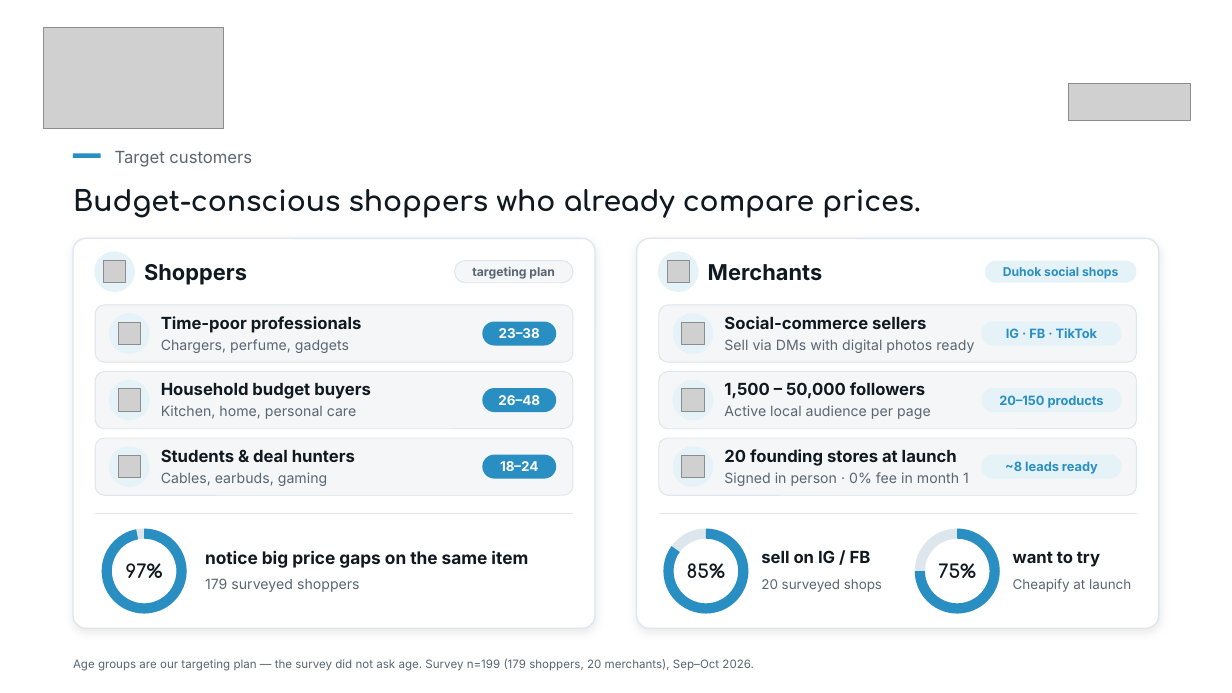
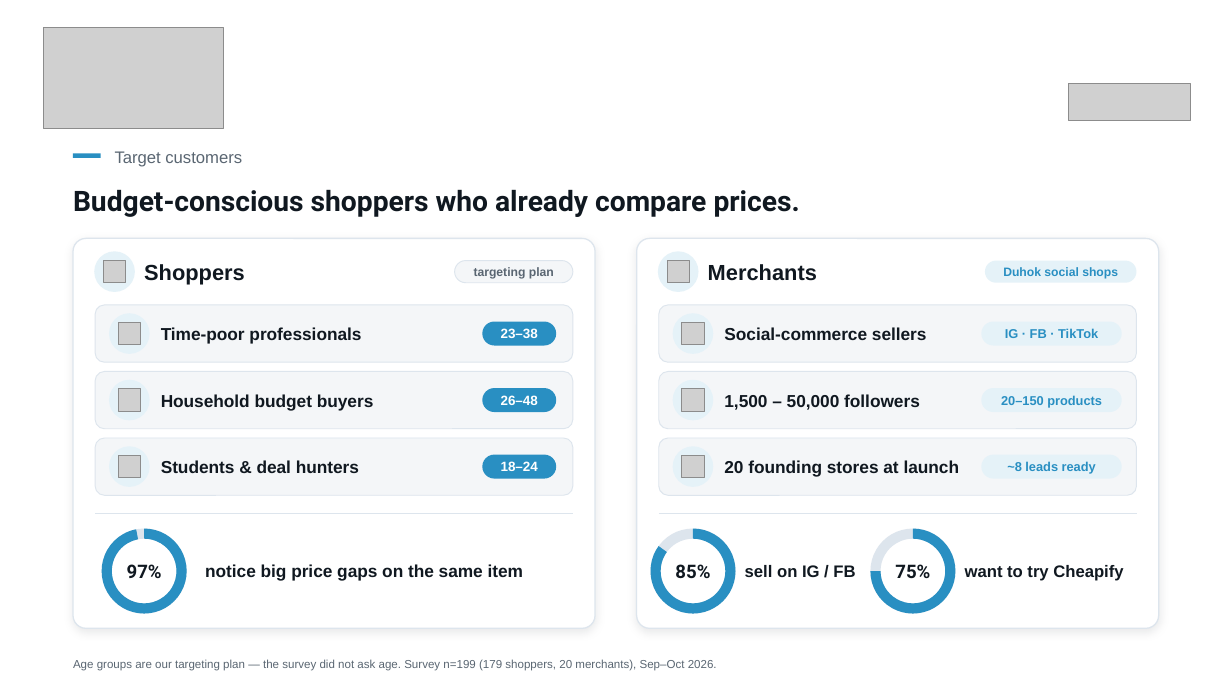
Before and after one commit to shakerbr/cheapify, a slide deck: slide 7 of presentation/Cheapify-GIZ-Pitch.pptx. Drawn at 1232x693 pixels with LibreOffice and Linux fonts; fonts in the diff are those of the drawing; grey boxes stand for pictures. Boxes give left, top, right and bottom in pixels: in the first picture for what was removed or moved away, otherwise in the second. Text is boxed around its words. In the diff, an @@ line names an element or a change of style, - is before the commit and + after.

```diff
--- a/presentation/Cheapify-GIZ-Pitch.pptx
+++ b/presentation/Cheapify-GIZ-Pitch.pptx
@@ text removed at [161,339,349,353] @@
-Chargers, perfume, gadgets
@@ text removed at [724,339,974,353] @@
-Sell via DMs with digital photos ready
@@ text removed at [161,405,356,419] @@
-Kitchen, home, personal care
@@ text removed at [724,405,931,419] @@
-Active local audience per page
@@ size 13 to 13.5 pt, font Inter to Arial in 6 elements at [161,327,361,344], [161,394,374,410], [161,460,359,473], [724,327,927,340], [724,394,920,410], [724,460,960,477] @@
@@ text removed at [161,472,327,486] @@
-Cables, earbuds, gaming
@@ text removed at [724,472,969,486] @@
-Signed in person · 0% fee in month 1
@@ 1 text, 1 donut, 1 arch (boxed as its full ring): place and size @@
-1 text, 1 donut, 1 arch (boxed as its full ring) at [664,529,749,614]
+1 text, 1 donut, 1 arch (boxed as its full ring) at [651,529,736,614]
@@ 1 text, 1 donut, 1 arch (boxed as its full ring): place and size @@
-1 text, 1 donut, 1 arch (boxed as its full ring) at [915,529,1000,614]
+1 text, 1 donut, 1 arch (boxed as its full ring) at [871,529,956,614]
@@ text "notice big price gaps on ...": place and size @@
-text "notice big price gaps on ..." at [205,550,528,568]
+text "notice big price gaps on ..." at [205,564,523,581]
@@ font Inter to Arial in 14 elements at [115,151,242,167], [73,659,717,671], [144,264,245,285], [474,267,554,279], [501,328,538,338], [501,395,538,405], [501,461,538,471], [708,264,817,281], [1003,267,1118,279], [1005,328,1098,338], [1001,395,1102,408], [1007,461,1096,474], [205,564,523,581], [745,565,855,577] @@
@@ text "sell on IG / FB": place and size @@
-text "sell on IG / FB" at [761,550,871,563]
+text "sell on IG / FB" at [745,565,855,577]
@@ font Comfortaa to Roboto in 4 elements at [73,189,800,217], [127,564,162,578], [675,564,710,579], [895,564,930,579] @@
@@ text at [965,565,1123,581]: text changed; font Inter to Arial @@
-want to try
+want to try Cheapify
@@ text removed at [205,578,360,592] @@
-179 surveyed shoppers
@@ text removed at [761,579,882,592] @@
-20 surveyed shops
@@ text removed at [1013,579,1131,592] @@
-Cheapify at launch
```
Also in this commit, not shown: 21 other slides changed.
